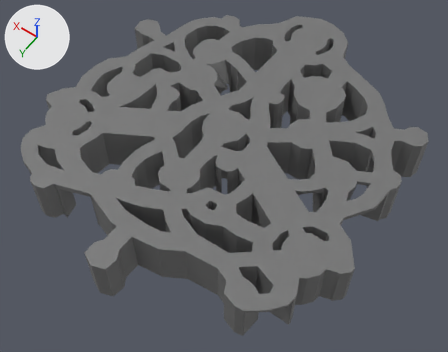
An edit to the FBX model Assets/3D/Blockout/BRUME_Blockout_Map3.fbx, drawn before and after from the same camera.
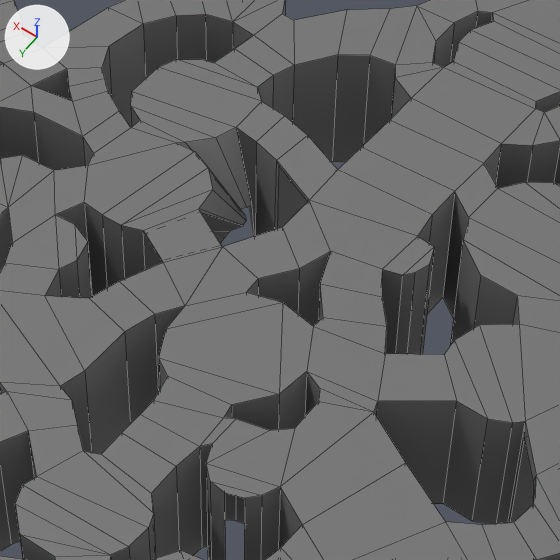
Old and new are each drawn whole from a 50 mm lens placed at (-61.8, 88.2, 117.1), pointed at (-1.8, 4.2, -15.0) and again close up on the part from 34% to 72% of the width and 6% to 54% of the height. Every picture has the same lights, and +X, +Y and +Z are marked at upper left. The close-ups show mesh edges as thin lines.

Names of what the first close-up shows: 'Map.3'.
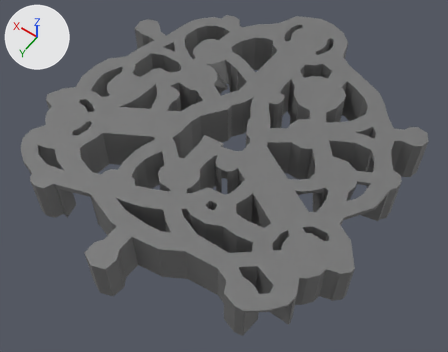
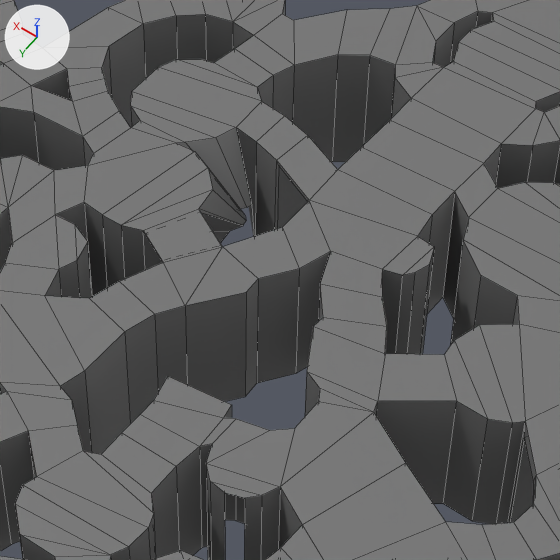
Changed parts and their boxes (x1, y1, x2, y2) in the close-ups (560 x 560 px):
part 1 of me_cylinder_119, cut back
    before: (159, 292, 313, 430)
    after: (185, 292, 246, 401)

The change, as a diff of the scene's bpy script:
```diff
--- a/Assets/3D/Blockout/BRUME_Blockout_Map3.fbx.py
+++ b/Assets/3D/Blockout/BRUME_Blockout_Map3.fbx.py
@@ me_cylinder_119 @@
 me_cylinder_119.from_pydata(...)  # 1064 vertices, 862 faces; spans x -45.9..45.8, y -51.5..50.1, z -22.1..0.0
 # used by ob_map_3; location = (0.0, 0.0, 0.0)
 # verts and faces of me_cylinder_119; kept vertices keep their numbers, new ones are numbered from 1064
 # before: 0 (3.2, 5.9, 0.0) at pixel (167, 375), 1 (4.8, 4.7, 0.0) at pixel (158, 357), 2 (6.2, 2.0, 0.0) at pixel (166, 328), 3 (6.5, -0.9, 0.0) at pixel (185, 305), 5 (3.4, -4.8, 0.0) at pixel (246, 292)
 # before: 6 (0.5, -5.6, 0.0) at pixel (282, 302), 7 (-3.0, -4.9, 0.0) at pixel (313, 326), 9 (-5.2, -0.7, 0.0) at pixel (306, 371), 10 (-4.8, 2.4, 0.0) at pixel (279, 394), 11 (-2.5, 5.4, 0.0) at pixel (231, 404)
 # before: 454 (3.2, 5.9, -12.5), 455 (4.8, 4.7, -12.5), 456 (6.2, 2.0, -12.5), 457 (6.5, -0.9, -12.5), 459 (3.4, -4.8, -12.5)
 # before: 460 (0.5, -5.6, -12.5), 461 (-3.0, -4.9, -12.5), 463 (-5.2, -0.7, -12.5), 464 (-4.8, 2.4, -12.5), 465 (-2.5, 5.4, -12.5)
+# me_cylinder_119 part 1
+delete_vertices([1, 2, 6, 10, 455, 456, 460, 464])  # with the faces that use them
+faces += [(0, 11, 465, 454), (7, 461, 463, 9), (3, 457, 459, 5)]
 me_cylinder_119.materials.append(mat_m_map)
```
